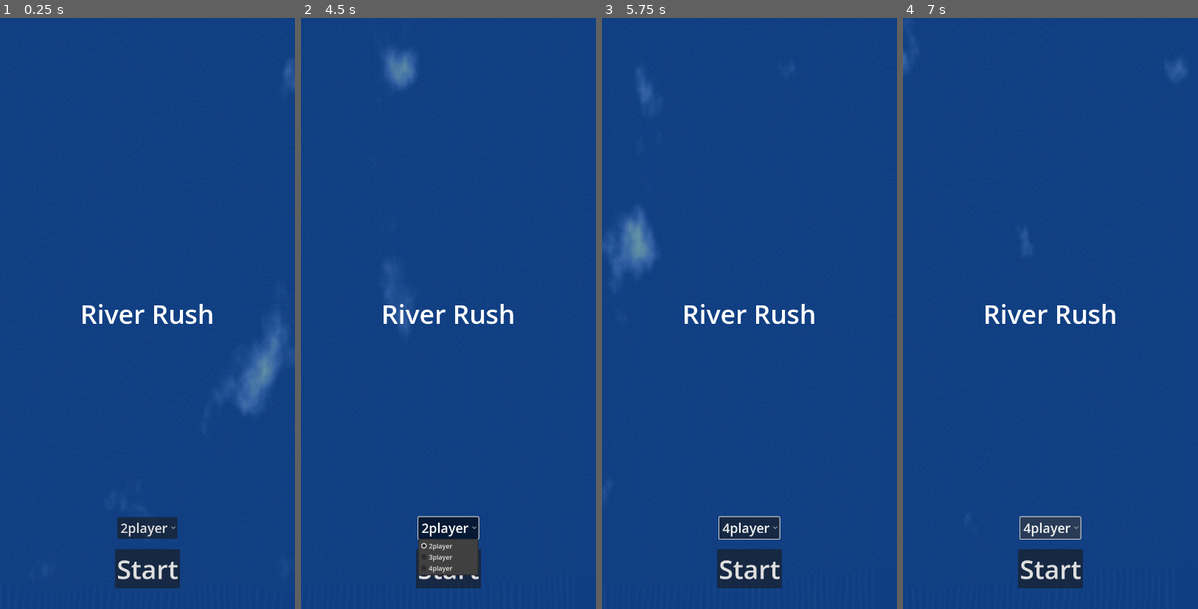
Above: before the commit, frames 1-4 (left to right).
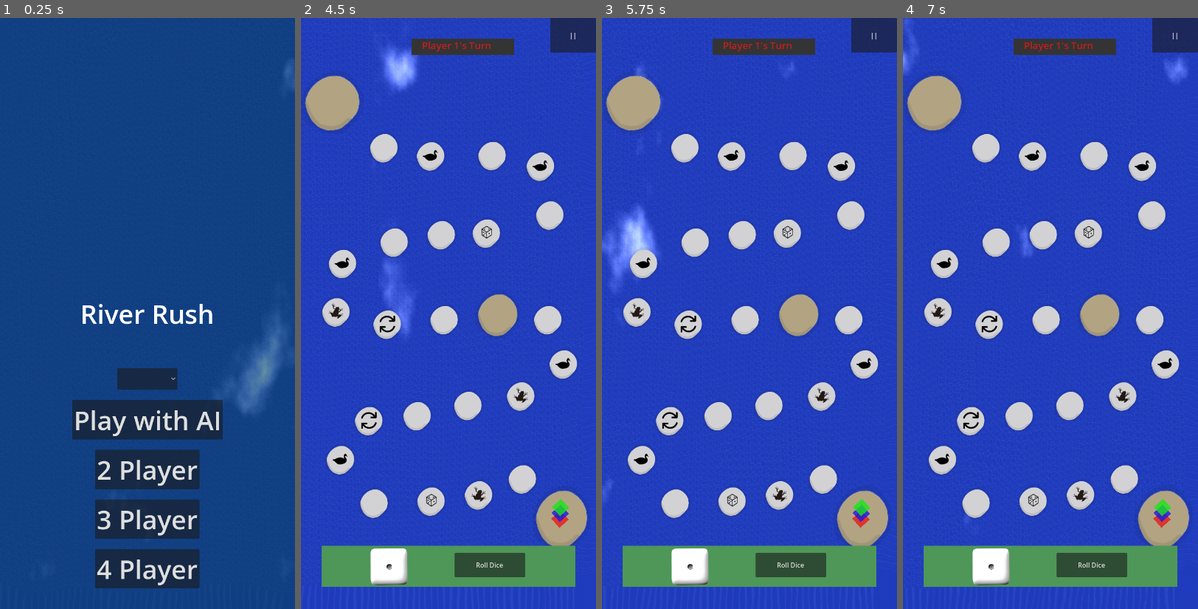
Above: after the commit, the same moments.

Repository: dcryptoniun/RiverRush-Mobile
Game: Godot game, scene res://scenes/main_menu.tscn
The game is run twice, just before and just after one commit, with the same random seed, the same clock (stepped at 60 frames per second) and the same inputs. The engine's default icon, where the game draws it, is replaced by a stand-in: a white triangle on a blue panel in a dark square.
Inputs (mouse positions are in pixels of both pictures, inside the frame that each line leads up to):
- Up to frame 1 (0.25 s): no input
- Up to frame 2 (4.5 s): click (448, 467) at 0.5 s, where only the run after the commit has a clickable "2 Player"; click (448, 567) at 1.25 s, where only the run before the commit has a clickable "Start"; click "Roll Dice" at 2 s; click "||" at 2.75 s; click "Main Menu" at 3.5 s; click (448, 520) at 4.25 s, where only the run after the commit has a clickable "3 Player"
- Up to frame 3 (5.75 s): click (749, 567) at 5 s, where only the run before the commit has a clickable "Start"
- Up to frame 4 (7 s): click (1050, 526) at 5.75 s, where only the run before the commit has a clickable "4player"; click (1050, 526) at 6.5 s, where only the run before the commit has a clickable "4player"

The runs differ from the first frame. In frame 1, 9.7% of the frame differs, in the area x 24-76%, y 59-97%; in frame 2, 100%; in frame 3, 100%, in the area x 0-100%, y 0-100%; in frame 4, 100%.

Commit message:
refactor(main_menu): replace option button with dedicated player count buttons
The player count selection has been simplified by removing the option button and adding separate buttons for 2, 3, and 4 players. This improves user experience by making the selection more intuitive and reduces unnecessary code complexity.

Diff:
--- a/scenes/main_menu.tscn
+++ b/scenes/main_menu.tscn
@@ -54,12 +54,33 @@
 popup/item_2/text = "4player"
 popup/item_2/id = 2
 
-[node name="StartButton" type="Button" parent="CanvasLayer/MarginContainer/VBoxContainer"]
+[node name="StartButton1" type="Button" parent="CanvasLayer/MarginContainer/VBoxContainer"]
 layout_mode = 2
 size_flags_horizontal = 4
 size_flags_vertical = 8
 theme_override_font_sizes/font_size = 64
-text = "Start"
+text = "Play with AI"
+
+[node name="StartButton2" type="Button" parent="CanvasLayer/MarginContainer/VBoxContainer"]
+layout_mode = 2
+size_flags_horizontal = 4
+size_flags_vertical = 8
+theme_override_font_sizes/font_size = 64
+text = "2 Player"
+
+[node name="StartButton3" type="Button" parent="CanvasLayer/MarginContainer/VBoxContainer"]
+layout_mode = 2
+size_flags_horizontal = 4
+size_flags_vertical = 8
+theme_override_font_sizes/font_size = 64
+text = "3 Player"
+
+[node name="StartButton4" type="Button" parent="CanvasLayer/MarginContainer/VBoxContainer"]
+layout_mode = 2
+size_flags_horizontal = 4
+size_flags_vertical = 8
+theme_override_font_sizes/font_size = 64
+text = "4 Player"
 
 [node name="RiverRushLabel" type="Label" parent="CanvasLayer/MarginContainer"]
 layout_mode = 2
@@ -67,4 +88,7 @@
 text = "River Rush"
 horizontal_alignment = 1
 
-[connection signal="pressed" from="CanvasLayer/MarginContainer/VBoxContainer/StartButton" to="." method="_on_start_button_pressed"]
+[connection signal="pressed" from="CanvasLayer/MarginContainer/VBoxContainer/StartButton1" to="." method="_on_start_button_pressed"]
+[connection signal="pressed" from="CanvasLayer/MarginContainer/VBoxContainer/StartButton2" to="." method="_on_start_button_2_pressed"]
+[connection signal="pressed" from="CanvasLayer/MarginContainer/VBoxContainer/StartButton3" to="." method="_on_start_button_3_pressed"]
+[connection signal="pressed" from="CanvasLayer/MarginContainer/VBoxContainer/StartButton4" to="." method="_on_start_button_4_pressed"]
--- a/scripts/main_menu.gd
+++ b/scripts/main_menu.gd
@@ -1,23 +1,19 @@
 extends Control
 
-# Reference to the player count option button
-@onready var player_count_option = $CanvasLayer/MarginContainer/VBoxContainer/OptionButton
+# We no longer need the option button reference since we're using separate buttons
+# for each player count
 
 func _ready() -> void:
-	# Set default selection to 2 players (index 0)
-	player_count_option.select(0)
+	# No need to set default selection anymore
+	pass
 
-
-func _on_start_button_pressed() -> void:
+# Helper function to start the game with a specific player count
+func start_game_with_player_count(player_count: int) -> void:
 	await RenderingServer.frame_post_draw
-
-	# Get the selected player count (2, 3, or 4)
-	var selected_index = player_count_option.selected
-	var player_count = selected_index + 2  # Convert index to actual player count
 
 	# Create the game scene and set the player count parameter
 	var game_scene = load("res://scenes/game_board.tscn").instantiate()
-	# Set player_count directly as a property instead of using meta
+	# Set player_count directly as a property
 	game_scene.player_count = player_count
 
 	# Get the current scene to remove it later
@@ -32,3 +28,23 @@
 	# Remove the old scene
 	get_tree().root.remove_child(current_scene)
 	current_scene.queue_free()
+
+	print("Starting game with ", player_count, " players")
+
+
+# Start game with 2 players
+func _on_start_button_2_pressed() -> void:
+	start_game_with_player_count(2)
+
+# Start game with 3 players
+func _on_start_button_3_pressed() -> void:
+	start_game_with_player_count(3)
+
+# Start game with 4 players
+func _on_start_button_4_pressed() -> void:
+	start_game_with_player_count(4)
+
+# Legacy function for backward compatibility if needed
+func _on_start_button_pressed() -> void:
+	# Default to 2 players if the old start button is still in the scene
+	start_game_with_player_count(2)
